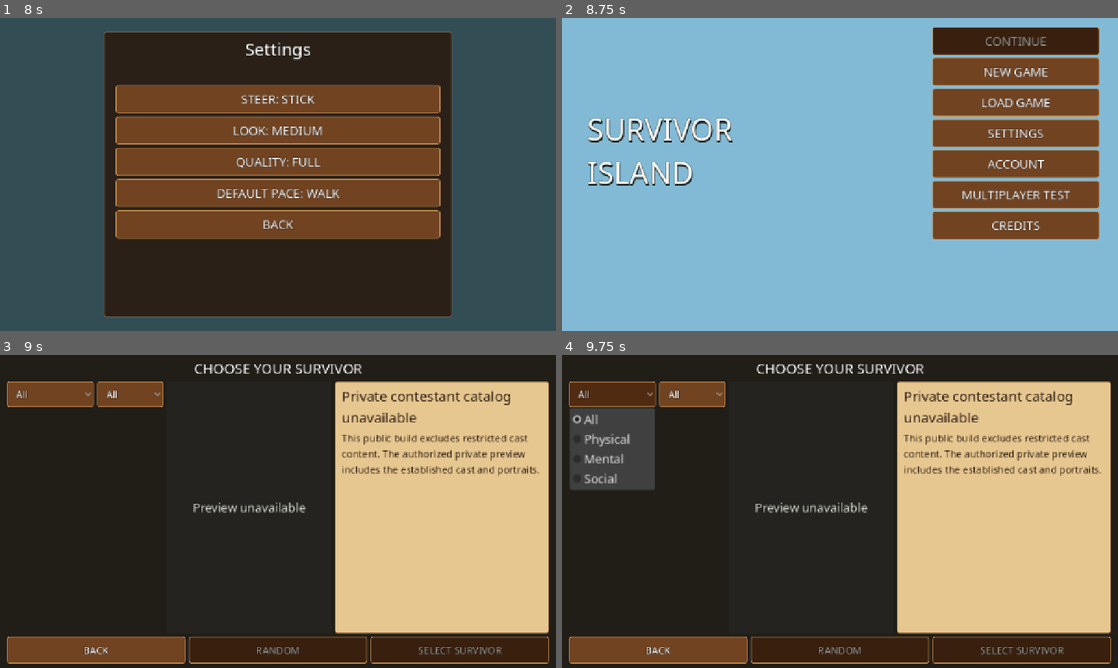
Above: before the commit, frames 1-4 (two rows, left to right).
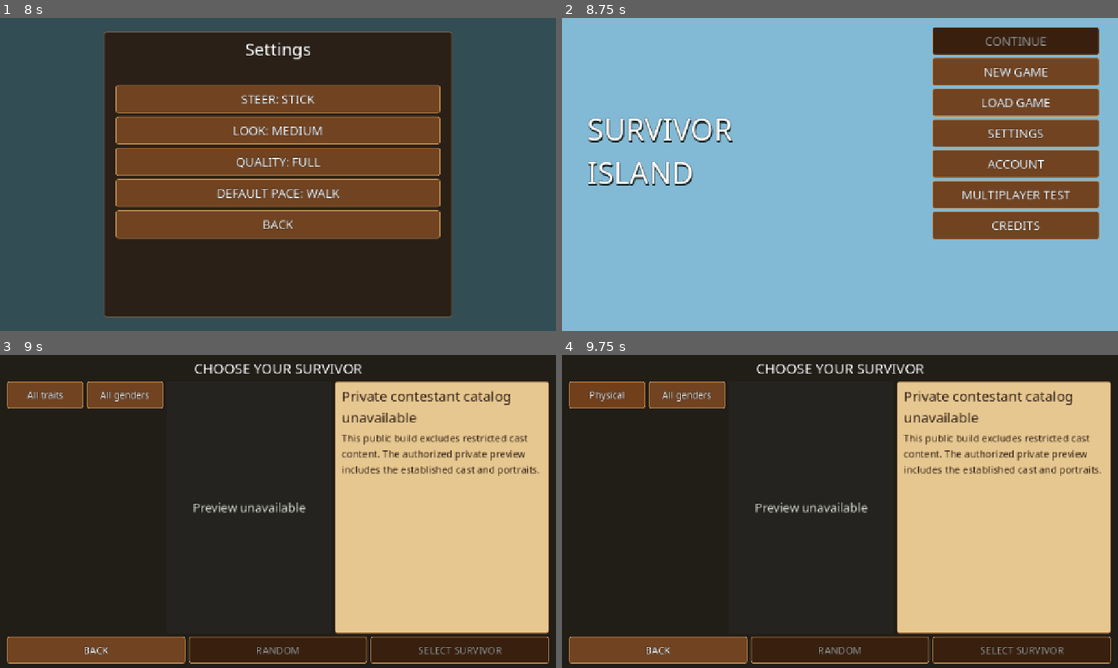
Above: after the commit, the same moments.

Repository: sunsetseast/SurvivorIslandGodot
Game: Godot game, scene res://application/game_app.tscn
Same seed, same stepped clock (60 frames per second), same inputs: the game is played once before the commit and once after it.
Inputs (mouse positions are in pixels of both pictures, inside the frame that each line leads up to):
- Up to frame 1 (8 s): click "SETTINGS" at 0.5 s; click "STEER: STICK" at 1.25 s; click "STEER: CAMERA" at 2 s; click "LOOK: MEDIUM" at 2.75 s; click "LOOK: HIGH" at 3.5 s; click "LOOK: LOW" at 4.25 s; click "QUALITY: FULL" at 5 s; click "QUALITY: ECONOMY" at 5.75 s; click "DEFAULT PACE: WALK" at 6.5 s; click "DEFAULT PACE: RUN" at 7.25 s
- Up to frame 2 (8.75 s): click "BACK" at 8 s
- Up to frame 3 (9 s): click "NEW GAME" at 8.75 s
- Up to frame 4 (9.75 s): click (612, 395) at 9.5 s, where only the run before the commit has a clickable "All"

Frames 1-2 are identical in both runs. In frame 3, 0.7% of the frame differs, in the area x 1-30%, y 8-18%; in frame 4, 5.4%, in the area x 1-30%, y 8-43%.

Commit message:
Fix touch-only selection controls and intentional portrait presentation [skip ci]

Diff:
--- a/application/selection/character_preview.gd
+++ b/application/selection/character_preview.gd
@@ -219,7 +219,7 @@
             _portrait.texture = texture
             _portrait.show()
             _label.vertical_alignment = VERTICAL_ALIGNMENT_BOTTOM
-            _set_status("3D preview unavailable")
+            _set_status("")
             return
     _set_status("Preview unavailable")
 
--- a/application/selection/selection_screen.gd
+++ b/application/selection/selection_screen.gd
@@ -41,31 +41,16 @@
     sections.add_child(left)
     var filters := HBoxContainer.new()
     left.add_child(filters)
-    var trait_control := OptionButton.new()
-    for value: String in ["All", "Physical", "Mental", "Social"]:
-        trait_control.add_item(value)
-    trait_control.selected = maxi(0, ["All", "Physical", "Mental", "Social"].find(setup.trait_filter))
-    trait_control.custom_minimum_size.y = 44
-    trait_control.size_flags_horizontal = Control.SIZE_EXPAND_FILL
-    trait_control.add_theme_font_size_override("font_size", 16)
-    filters.add_child(trait_control)
-    trait_control.tooltip_text = "Trait classification"
-    actions.trait = trait_control
-    trait_control.item_selected.connect(func(index: int) -> void:
-        setup.trait_filter = trait_control.get_item_text(index)
-        _filter())
-    var gender := OptionButton.new()
-    for value: String in ["All", "Women", "Men"]:
-        gender.add_item(value)
-    gender.selected = maxi(0, ["All", "female", "male"].find(setup.gender_filter))
-    gender.custom_minimum_size.y = 44
-    gender.add_theme_font_size_override("font_size", 16)
-    filters.add_child(gender)
-    gender.tooltip_text = "Gender"
-    actions.gender = gender
-    gender.item_selected.connect(func(index: int) -> void:
-        setup.gender_filter = ["All", "female", "male"][index]
-        _filter())
+    _cycle("trait", ["All traits", "Physical", "Mental", "Social"],
+        maxi(0, ["All", "Physical", "Mental", "Social"].find(setup.trait_filter)),
+        func(index: int) -> void:
+            setup.trait_filter = ["All", "Physical", "Mental", "Social"][index]
+            _filter(), filters)
+    _cycle("gender", ["All genders", "Women", "Men"],
+        maxi(0, ["All", "female", "male"].find(setup.gender_filter)),
+        func(index: int) -> void:
+            setup.gender_filter = ["All", "female", "male"][index]
+            _filter(), filters)
     _roster_scroll = SurvivorMenuScroll.new()
     _roster_scroll.horizontal_scroll_mode = ScrollContainer.SCROLL_MODE_DISABLED
     _roster_scroll.size_flags_vertical = Control.SIZE_EXPAND_FILL
@@ -154,6 +139,17 @@
     actions[key] = button
     return button
 
+func _cycle(key: String, labels: Array, initial: int, changed: Callable, parent: Control) -> void:
+    # No PopupMenu: Web deliberately disables touch-to-mouse emulation, and
+    # modal popup capture can strand touch focus on Safari. Use normal themed taps.
+    var index := [initial]
+    var button := _button(key, labels[initial], func() -> void: pass, parent)
+    button.add_theme_font_size_override("font_size", 16)
+    button.pressed.connect(func() -> void:
+        index[0] = (int(index[0]) + 1) % labels.size()
+        button.text = labels[index[0]]
+        changed.call(index[0]))
+
 func _clear(node: Node) -> void:
     for child: Node in node.get_children():
         node.remove_child(child)
@@ -175,7 +171,6 @@
     for entry: Dictionary in _eligible:
         var row := _button("cast_%d" % int(entry.id), entry.name, choose.bind(int(entry.id)), _roster)
         row.text = ""
-        row.tooltip_text = entry.name
         row.custom_minimum_size.y = 62
         row.add_theme_stylebox_override("normal", IslandTheme.wood(IslandTheme.GOLD if int(entry.id) == setup.selected_id else Color.WHITE))
         var inset := MarginContainer.new()
@@ -253,15 +248,10 @@
         bar.custom_minimum_size.y = 8
         _details.add_child(bar)
     _details.add_child(_label("INFORMATION MODE", true, 18))
-    var mode := OptionButton.new()
-    mode.add_item("Detailed")
-    mode.add_item("Immersive")
-    mode.selected = 1 if setup.information_mode == "Immersive" else 0
-    mode.custom_minimum_size.y = 44
-    mode.add_theme_font_size_override("font_size", 17)
-    mode.item_selected.connect(func(index: int) -> void: setup.information_mode = ["Detailed", "Immersive"][index])
-    _details.add_child(mode)
-    actions.mode = mode
+    _cycle("mode", ["Detailed", "Immersive"],
+        1 if setup.information_mode == "Immersive" else 0,
+        func(index: int) -> void:
+            setup.information_mode = ["Detailed", "Immersive"][index], _details)
     _details.add_child(_label("Your own ratings remain available in both modes. Immersive will show general impressions of opponents and withhold their detailed strategic tendencies."))
     for group: String in GROUPS:
         _details.add_child(_label(group.to_upper(), true, 20))
--- a/tests/selection_test.gd
+++ b/tests/selection_test.gd
@@ -125,7 +125,7 @@
             check(setup.validate(private_catalog), "Every real ID hands off")
             portrait_preview.show_contestant(entry)
             await process_frame
-            check(portrait_preview._portrait.texture != null, "Each private portrait fallback loads")
+            check(portrait_preview._portrait.texture != null and not portrait_preview._label.visible, "Each private portrait displays without an unavailable overlay")
         portrait_preview.queue_free()
     # Navigation never writes a season; technical season remains a distinct action.
     var app := load("res://application/game_app.tscn").instantiate() as SurvivorGameApp
Not shown, changed: docs/TECHNICAL_DESIGN.md
